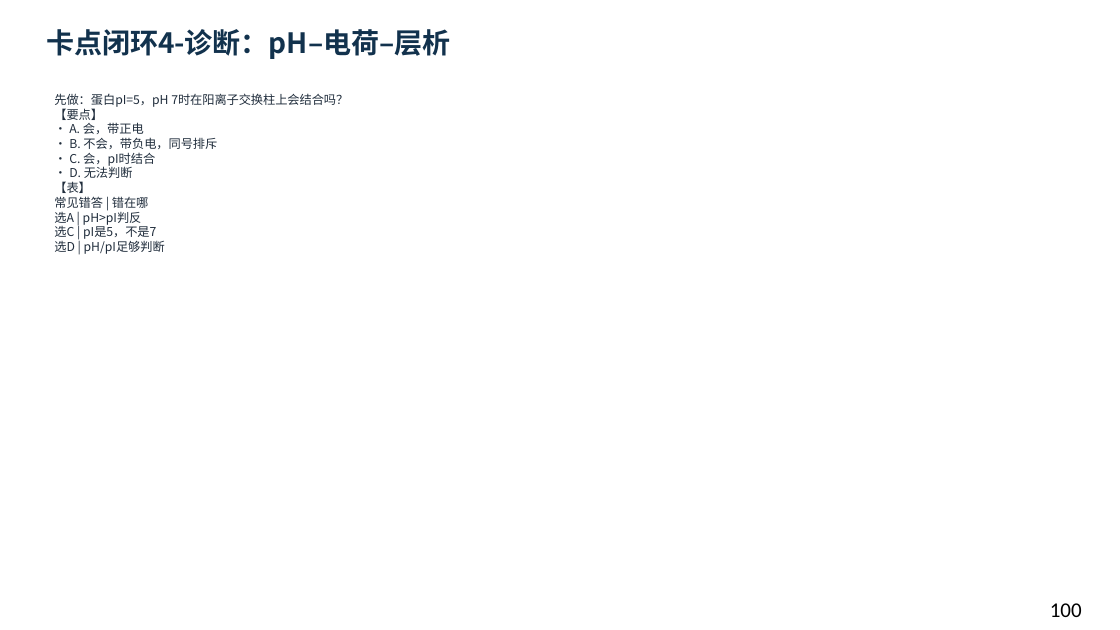
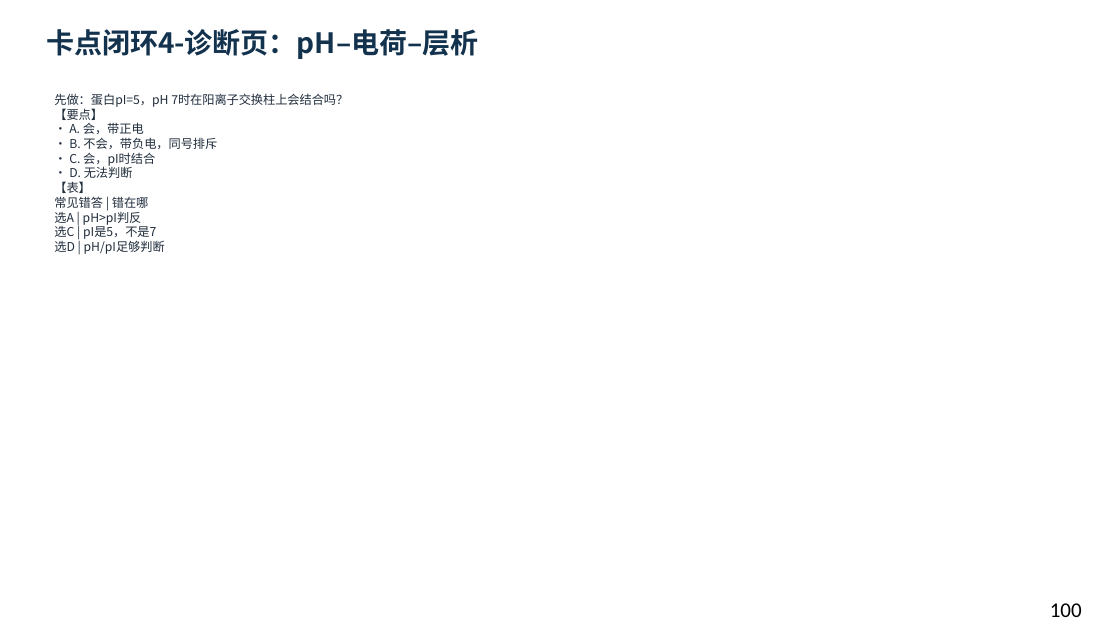
Before and after one commit to newkan-li/Biochemistry, a slide deck: slide 100 of downloads/bc05-ai-style.pptx. Drawn at 1120x630 pixels with LibreOffice and Linux fonts; fonts in the diff are those of the drawing. Boxes give left, top, right and bottom in pixels: in the first picture for what was removed or moved away, otherwise in the second. Text is boxed around its words. In the diff, an @@ line names an element or a change of style, - is before the commit and + after.

Commit message:
章节页加本页搜索;诊断标题改为诊断页;版本20261112bd

```diff
--- a/downloads/bc05-ai-style.pptx
+++ b/downloads/bc05-ai-style.pptx
@@ text at <box>46,29,479,59</box>: text changed @@
-卡点闭环4-诊断：pH–电荷–层析
+卡点闭环4-诊断页：pH–电荷–层析
```
Also in this commit, not shown: 4 other slides changed, 22 other files.
